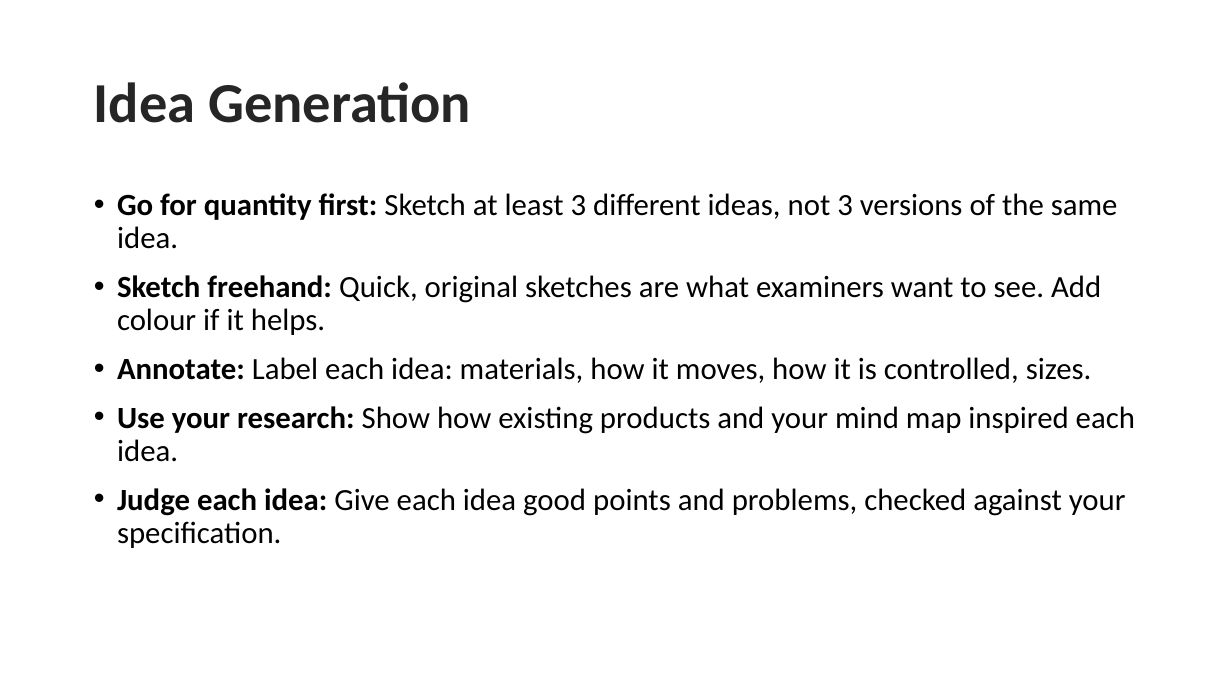
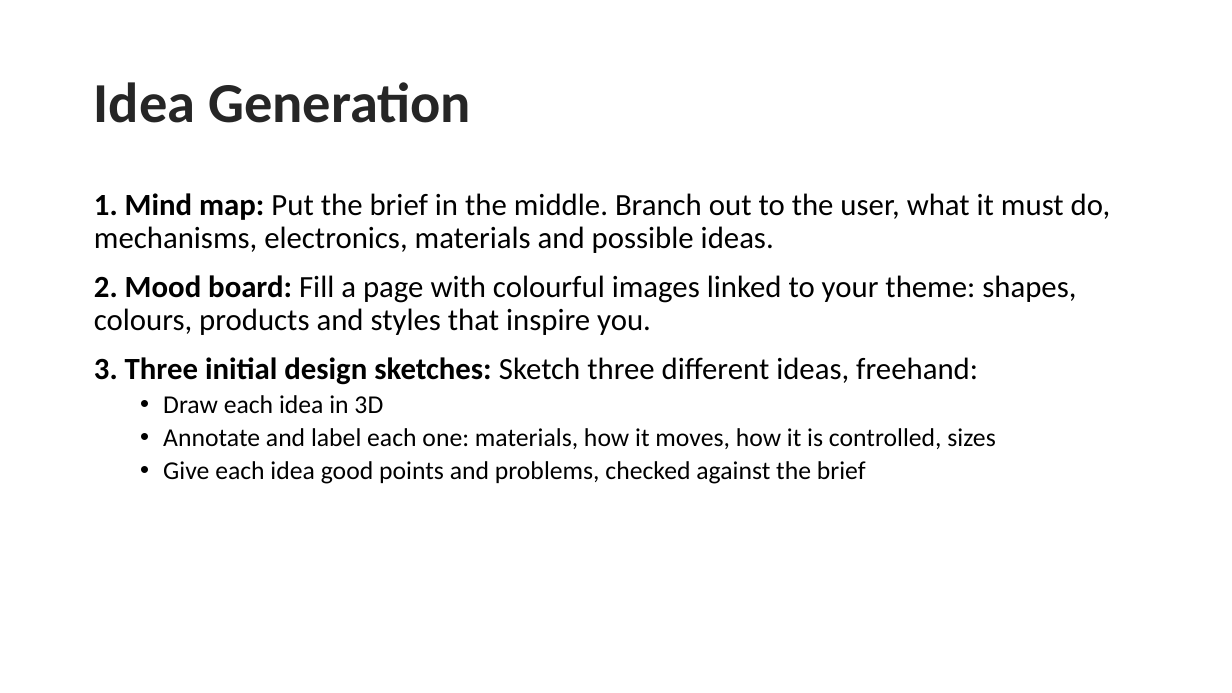
Before and after one commit to madstats26/Technology, a slide deck: slide 4 of project/design-process.pptx. Drawn at 1232x693 pixels with LibreOffice and Linux fonts; fonts in the diff are those of the drawing; background and template pictures are left out. Boxes give left, top, right and bottom in pixels: in the first picture for what was removed or moved away, otherwise in the second. Text is boxed around its words. In the diff, an @@ line names an element or a change of style, - is before the commit and + after.

```diff
--- a/project/design-process.pptx
+++ b/project/design-process.pptx
@@ text at box(94, 193, 1111, 484): text changed @@
-• Go for quantity first: Sketch at least 3 different ideas, not 3 versions of the same idea.
-• Sketch freehand: Quick, original sketches are what examiners want to see. Add colour if it helps.
-• Annotate: Label each idea: materials, how it moves, how it is controlled, sizes.
-• Use your research: Show how existing products and your mind map inspired each idea.
-• Judge each idea: Give each idea good points and problems, checked against your specification.
+1. Mind map: Put the brief in the middle. Branch out to the user, what it must do, mechanisms, electronics, materials and possible ideas.
+2. Mood board: Fill a page with colourful images linked to your theme: shapes, colours, products and styles that inspire you.
+3. Three initial design sketches: Sketch three different ideas, freehand:
+  • Draw each idea in 3D
+  • Annotate and label each one: materials, how it moves, how it is controlled, sizes
+  • Give each idea good points and problems, checked against the brief
```
Also in this commit, not shown: 3 other slides changed.
